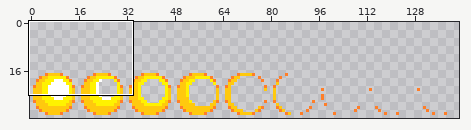
Sprite sheet, stored at content/game/content/graphics/shoot/MageBall.png. Above, an overview of the earlier version with the close-up marked.
Close-up. Before the edit:
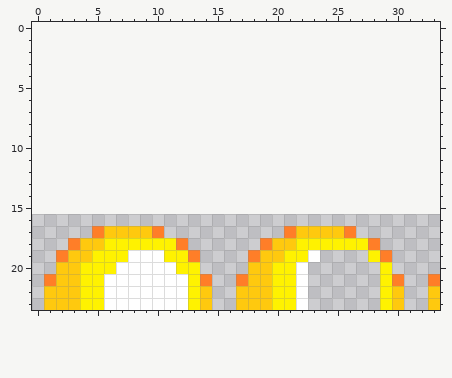
The file is 144x16 pixels. Shown: x 0..33, y 0..23. The old version is drawn lined up with the new one, on the new canvas. The wide view leaves out empty margins.
After:
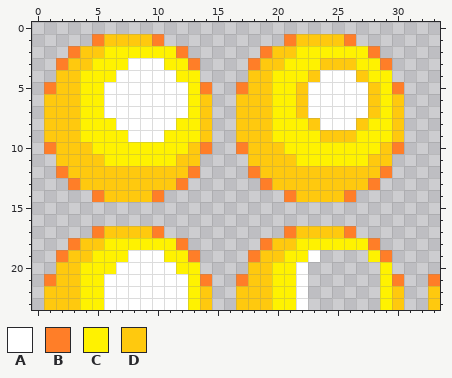
Palette (. is transparent): A #ffffff  B #ff7e28  C #fff200  D #ffc90e
Edits made:
canvas 144x16 -> 144x32, the old top-left corner now at 0,16
The edit adds colour A in row 3 at x 8 to 10; in row 4 at x 7 to 11 and 24 to 26; in rows 5 to 7 at x 6 to 12 and 23 to 27; in row 8 at x 7 to 11 and 24 to 26; in row 9 at x 8 to 10.
The edit adds colour B in row 1 at x 5, 10, 21 and 26; in row 2 at x 3, 12, 19 and 28; in row 3 at x 2, 13, 18 and 29; in row 5 at x 1, 14, 17 and 30; in row 10 at x 1, 14, 17 and 30; in row 12 at x 2, 13, 18 and 29.
The edit adds colour B in row 13 at x 3, 12, 19 and 28; in row 14 at x 5, 10, 21 and 26.
The edit adds colour C in row 2 at x 6 to 11 and 22 to 27; in row 3 at x 5 to 7, 11 to 12, 21 to 23 and 27 to 28; in row 4 at x 4 to 6, 12 to 13, 20 to 22 and 28 to 29; in rows 5 to 7 at x 4 to 5, 13, 20 to 21 and 29; in row 8 at x 4 to 6, 12 to 13, 20 to 22 and 28 to 29; in row 9 at x 4 to 7, 11 to 13, 20 to 23 and 27 to 29.
The edit adds colour C in row 10 at x 5 to 12 and 21 to 28; in row 11 at x 6 to 11 and 22 to 27.
The edit adds colour D in row 1 at x 6 to 9 and 22 to 25; in row 2 at x 4 to 5 and 20 to 21; in row 3 at x 3 to 4, 19 to 20 and 24 to 26; in row 4 at x 2 to 3, 18 to 19, 23 and 27; in row 5 at x 2 to 3, 18 to 19, 22 and 28; in rows 6 to 7 at x 1 to 3, 14, 17 to 19, 22, 28 and 30.
The edit adds colour D in row 8 at x 1 to 3, 14, 17 to 19, 23, 27 and 30; in row 9 at x 1 to 3, 14, 17 to 19, 24 to 26 and 30; in row 10 at x 2 to 4, 13, 18 to 20 and 29; in row 11 at x 2 to 5, 12 to 13, 18 to 21 and 28 to 29; in row 12 at x 3 to 12 and 19 to 28; in row 13 at x 4 to 11 and 20 to 27.
The edit adds colour D in row 14 at x 6 to 9 and 22 to 25.
Boxes around the changes in both close-ups, in picture pixels (x1, y1, x2, y2):
added: (44, 34, 404, 202)
